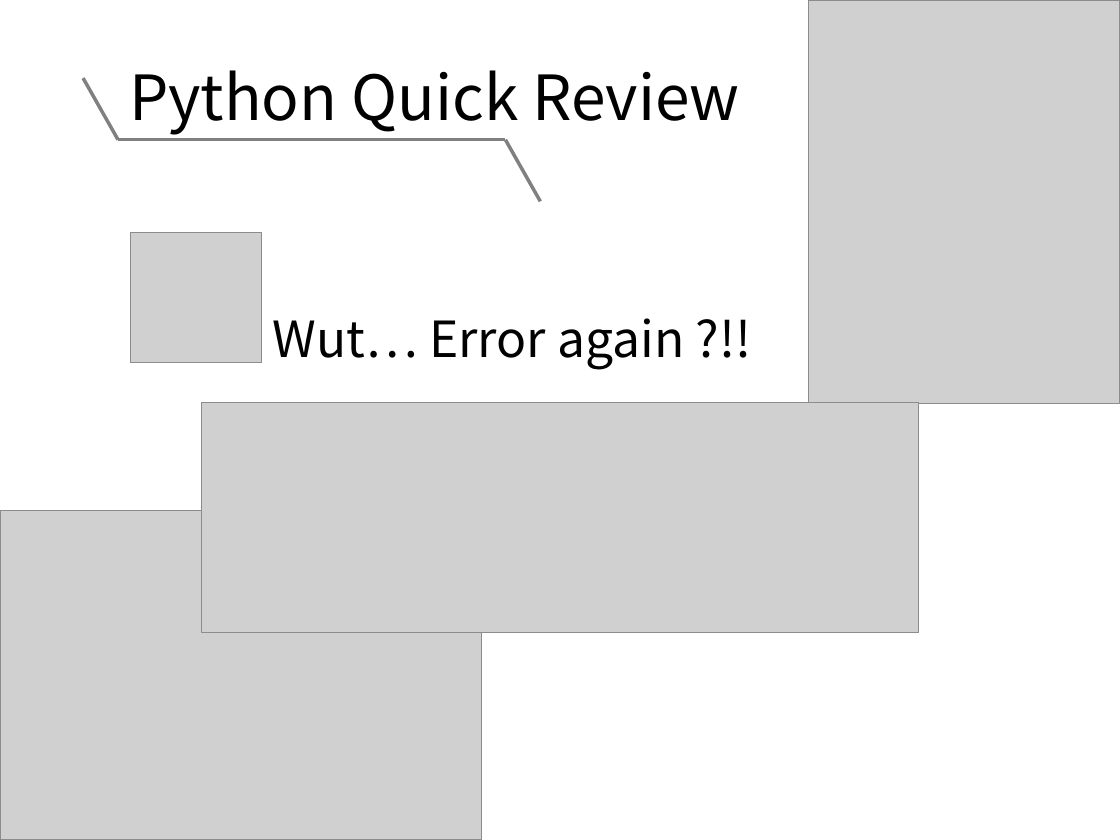
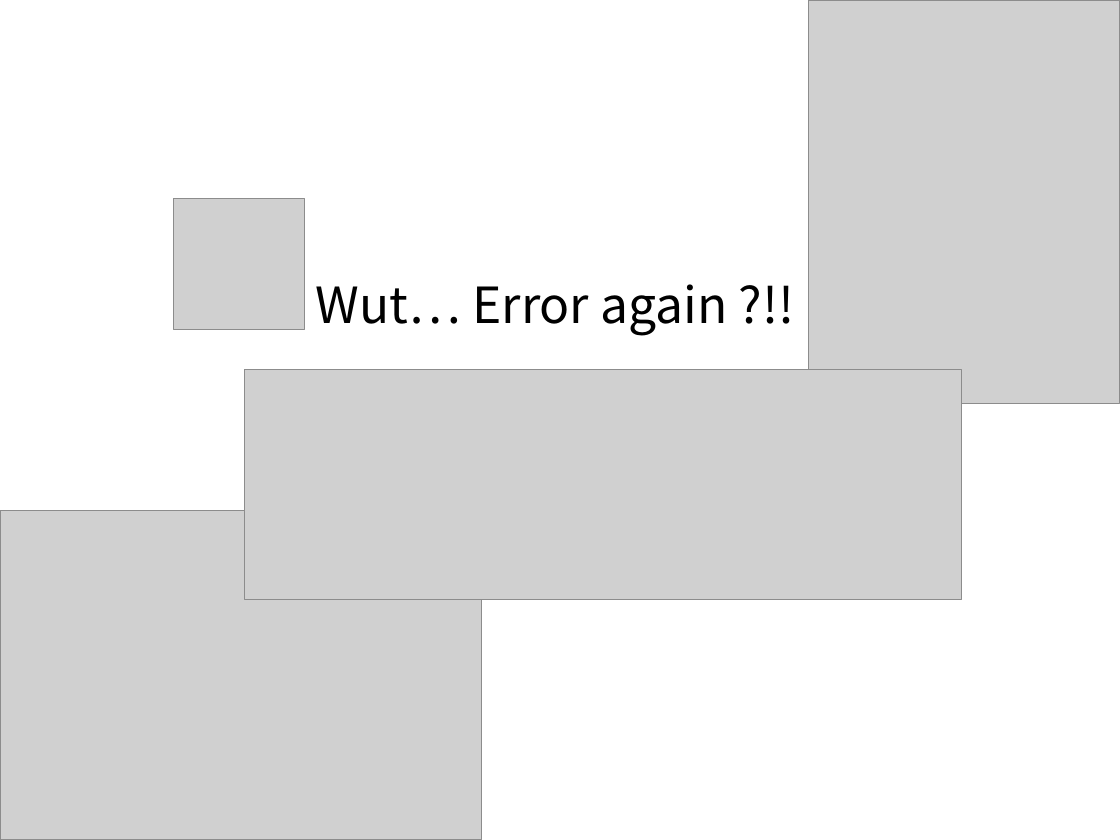
Before and after one commit to NCKU-BDA-2020/TA_Python, a slide deck: slide 13 of TA_Class_I.pptx (slide 9 before the commit). Drawn at 1120x840 pixels with LibreOffice and Linux fonts; fonts in the diff are those of the drawing; grey boxes stand for pictures. Boxes give left, top, right and bottom in pixels: in the first picture for what was removed or moved away, otherwise in the second. Text is boxed around its words. In the diff, an @@ line names an element or a change of style, - is before the commit and + after.

```diff
--- a/TA_Class_I.pptx
+++ b/TA_Class_I.pptx
@@ line removed from (83, 78) to (118, 140) @@
@@ text removed at [129, 70, 739, 135] @@
-Python Quick Review
@@ line removed from (118, 140) to (505, 140) @@
@@ line removed from (505, 140) to (540, 202) @@
@@ picture: place and size @@
-picture at [131, 232, 262, 363]
+picture at [174, 198, 305, 329]
@@ text "Wut… Error again ?!!": place and size @@
-text "Wut… Error again ?!!" at [272, 318, 684, 370]
+text "Wut… Error again ?!!" at [316, 284, 727, 336]
@@ picture: place and size @@
-picture at [202, 403, 918, 633]
+picture at [244, 370, 961, 599]
```
Also in this commit, not shown: 1 other slide changed, 5 slides added, 2 other files.
